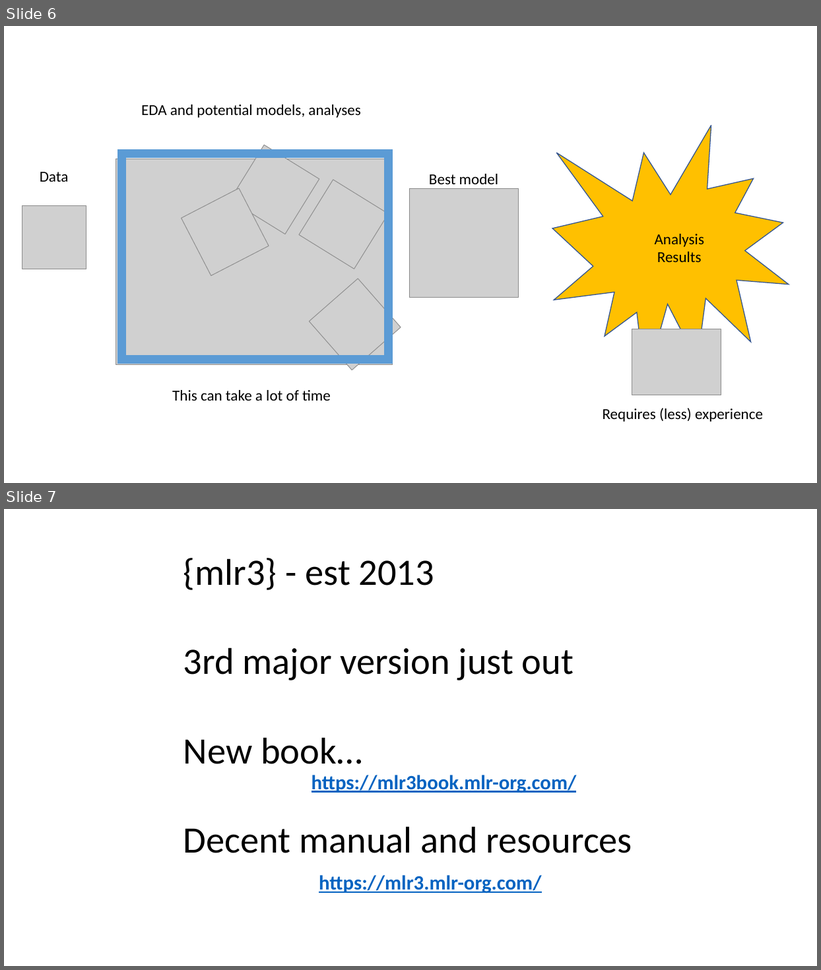
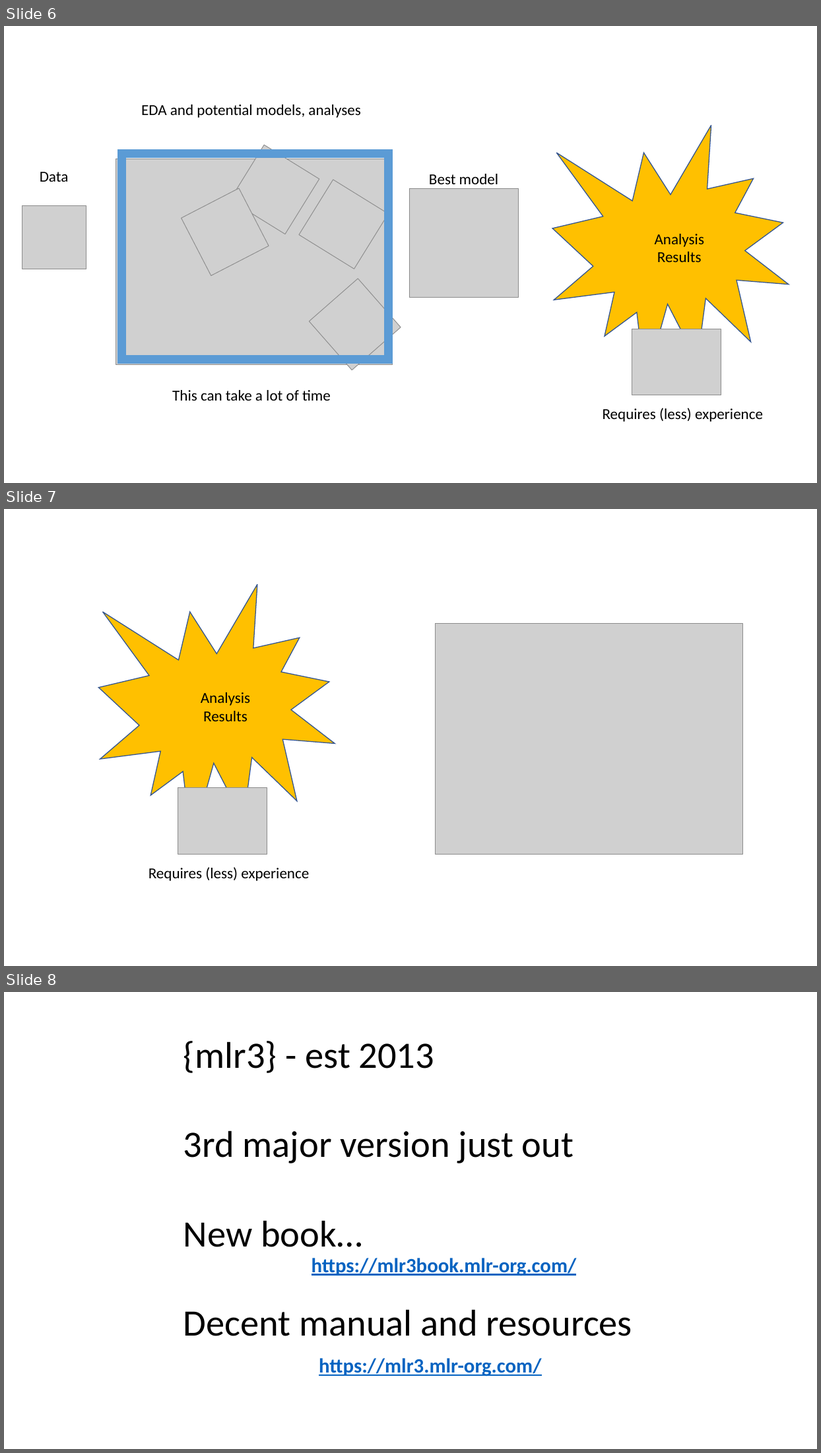
Before and after one commit to harper-data-science/website, a slide deck: docs/ppt/2022-10-26.pptx. Shown one above the other, each under a label of ours: slides 6 and 7 before the commit, slides 6, 7 and 8 after it. The pictures are 821x970 and 821x1453 pixels, drawn with LibreOffice and Linux fonts; fonts in the diff are those of the drawing; grey boxes stand for pictures. Boxes give left, top, right and bottom in pixels: in the first picture for what was removed or moved away, otherwise in the second. Text is boxed around its words. In the diff, an @@ line names an element or a change of style, - is before the commit and + after.

```diff
--- a/docs/ppt/2022-10-26.pptx
+++ b/docs/ppt/2022-10-26.pptx
@@ slide 7 added at (x1=4, y1=509, x2=817, y2=966), background #FFFFFF @@
@@ irregular seal added at (x1=98, y1=585, x2=335, y2=844), fill #FFC000, outline #325491 1 pt @@
@@ picture added at (x1=435, y1=624, x2=743, y2=854) @@
@@ text added at (x1=201, y1=692, x2=250, y2=722), 18 pt, text #000000 @@
+Analysis
+Results
@@ picture added at (x1=178, y1=788, x2=267, y2=855) @@
@@ text added at (x1=149, y1=867, x2=309, y2=881), 18 pt, text #000000 @@
+Requires (less) experience
@@ what was slide 7 is now slide 8 @@
```
Also in this commit, not shown: 5 other files.
